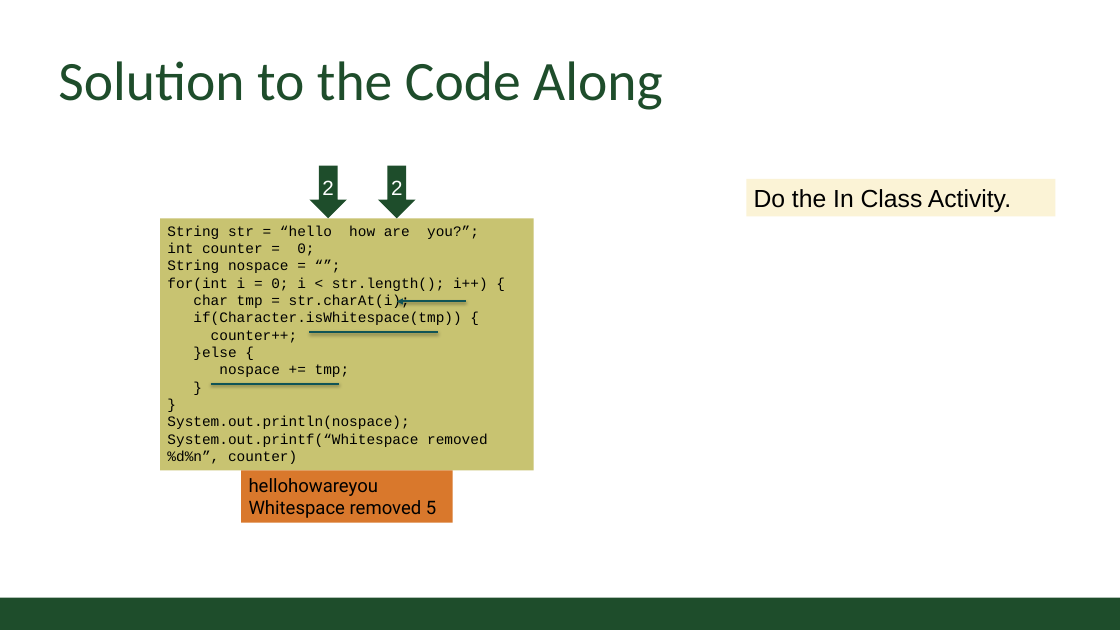
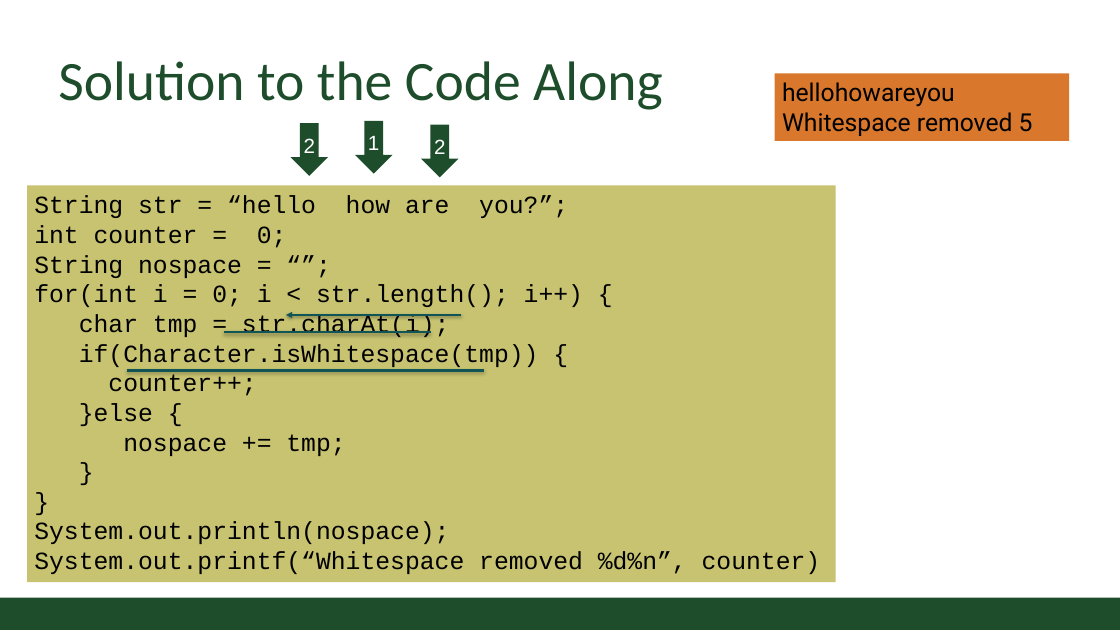
Before and after one commit to CSU-CompSci-CS163-4/Handouts, a slide deck: slide 14 of slides/On-Campus/05_03_Wrapperclass.pptx. Drawn at 1120x630 pixels with LibreOffice and Linux fonts; fonts in the diff are those of the drawing; background and template pictures are left out. Boxes give left, top, right and bottom in pixels: in the first picture for what was removed or moved away, otherwise in the second. Text is boxed around its words. In the diff, an @@ line names an element or a change of style, - is before the commit and + after.

Commit message:
Wrapper class updated

```diff
--- a/slides/On-Campus/05_03_Wrapperclass.pptx
+++ b/slides/On-Campus/05_03_Wrapperclass.pptx
@@ rectangle "hellohowareyou": place and size @@
-rectangle "hellohowareyou" at (241,471,452,523)
+rectangle "hellohowareyou" at (775,73,1069,141)
@@ rectangle "hellohowareyou" at (775,73,1069,141): size 18 to 24 pt @@
@@ down arrow "2": place and size @@
-down arrow "2" at (309,165,347,218)
+down arrow "2" at (291,123,328,176)
@@ down arrow added at (355,121,393,173), fill #1E4D2B, 20 pt, text #FFFFFF @@
+1
@@ down arrow "2": place and size @@
-down arrow "2" at (378,165,416,218)
+down arrow "2" at (421,125,459,177)
@@ rectangle removed at (746,179,1056,216) @@
-Do the In Class Activity.
@@ rectangle "String str = “hello how ...": place and size @@
-rectangle "String str = “hello how ..." at (160,219,534,471)
+rectangle "String str = “hello how ..." at (27,185,835,582)
@@ rectangle "String str = “hello how ..." at (27,185,835,582): size 14 to 24 pt @@
@@ arrow moved from (466, 302) - (397, 302) to (462, 315) - (286, 315) @@
@@ line moved from (309, 332) - (438, 332) to (224, 332) - (431, 332) @@
@@ line moved from (211, 384) - (339, 384) to (127, 371) - (485, 371) @@
```
Also in this commit, not shown: 1 other file.
